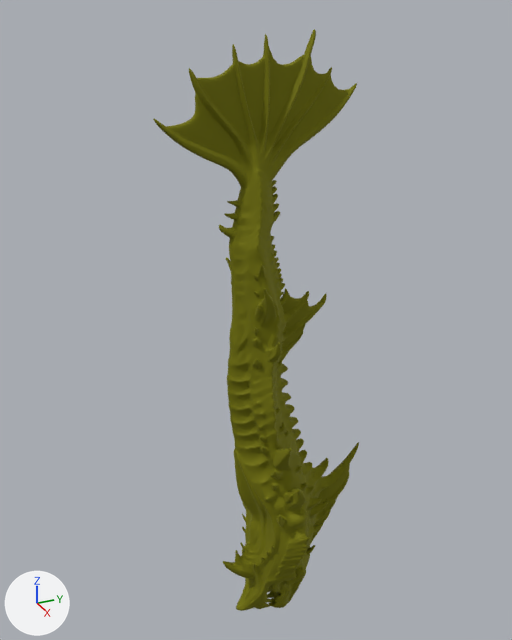
Renders of the glTF model public/models/animals/eel.glb from each side of a commit.
Before and after are seen from a 50 mm lens placed at (0.965, -0.386, 0.559), pointed at (-0.046, 0.068, 0.054). Lighting does not change. The marker at lower left points along +X, +Y and +Z. The older version comes first. Where no turn or scale is listed for an object, it has been applied to the vertices.

The first picture shows 'tripo_node_2f9f50b0'.
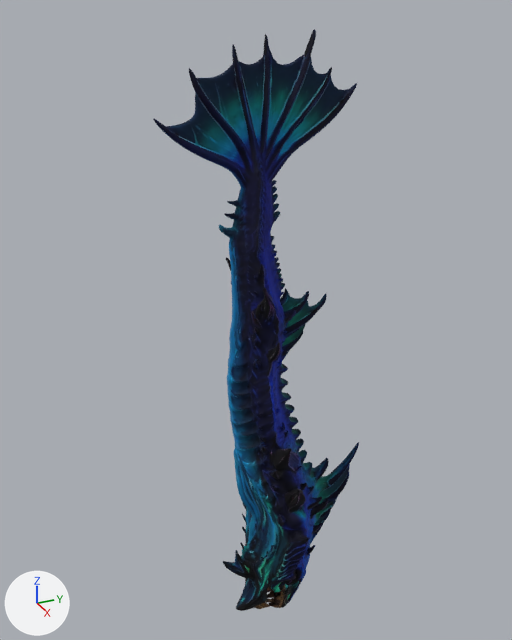
The newer file is also turned or shifted as a whole; pictures and numbers use the older file's frame.

Where the change shows, as pixel boxes (x1, y1, x2, y2) in the pictures (512 x 640 px):
'tripo_node_2f9f50b0', surface changed (yellow to blue): (153, 29, 359, 611) in both

What the commit changed:
Picture 'base' (img_base) is new.
Material 'tripo_mat_2f9f50b0' (mat_tripo_mat_2f9f50b0) changes its picture from img_base_color_texture to img_base.
